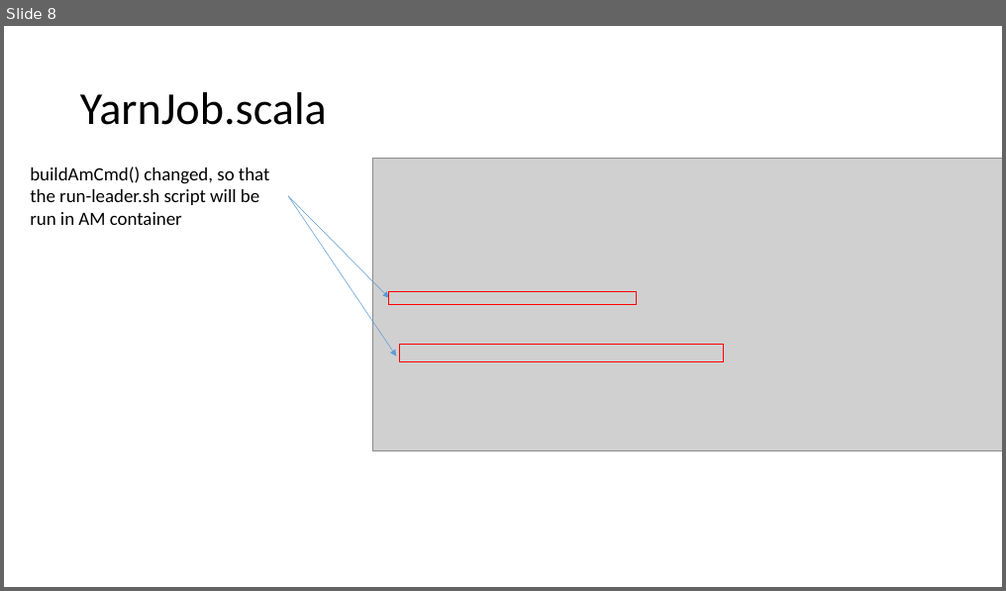
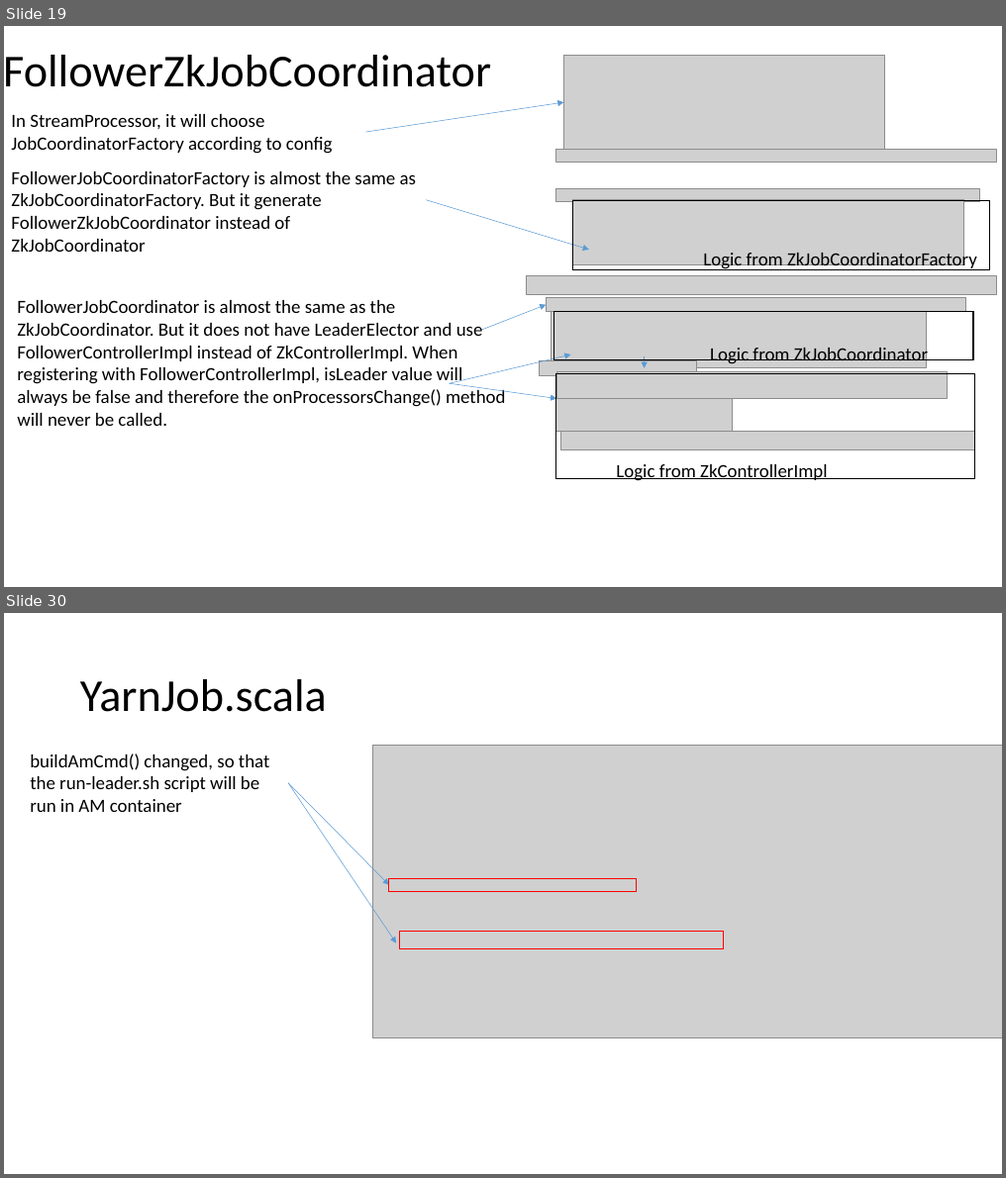
Before and after one commit to Swrrt/Samza-Documents, a slide deck: Documentation/Samza-Snapshot.pptx. Shown one above the other, each under a label of ours: slide 8 before the commit, slides 19 and 30 after it; the slides between them are not shown. The pictures are 1006x591 and 1006x1178 pixels, drawn with LibreOffice and Linux fonts; fonts in the diff are those of the drawing; grey boxes stand for pictures. Boxes give left, top, right and bottom in pixels: in the first picture for what was removed or moved away, otherwise in the second. Text is boxed around its words. In the diff, an @@ line names an element or a change of style, - is before the commit and + after.

```diff
--- a/Documentation/Samza-Snapshot.pptx
+++ b/Documentation/Samza-Snapshot.pptx
@@ slide 19 added at bbox=[4, 26, 1002, 587], background #FFFFFF @@
@@ title added at bbox=[4, 55, 491, 87], 44 pt, text #000000 @@
+FollowerZkJobCoordinator
@@ picture added at bbox=[564, 55, 884, 150] @@
@@ text added at bbox=[11, 114, 332, 154], 18 pt, text #000000 @@
+In StreamProcessor, it will choose JobCoordinatorFactory according to config
@@ arrow added from (365, 132) to (564, 102), #5B9BD5 0.5 pt @@
@@ text added at bbox=[11, 172, 416, 252], 18 pt, text #000000 @@
+FollowerJobCoordinatorFactory is almost the same as ZkJobCoordinatorFactory. But it generate FollowerZkJobCoordinator instead of ZkJobCoordinator
@@ picture added at bbox=[556, 149, 997, 163] @@
@@ arrow added from (426, 199) to (589, 250), #5B9BD5 0.5 pt @@
@@ picture added at bbox=[556, 189, 980, 202] @@
@@ picture added at bbox=[572, 199, 963, 265] @@
@@ rectangle added at bbox=[572, 200, 989, 271], outline #000000 1 pt @@
@@ text added at bbox=[703, 250, 977, 271], 18 pt, text #000000 @@
+Logic from ZkJobCoordinatorFactory
@@ picture added at bbox=[526, 276, 996, 294] @@
@@ text added at bbox=[17, 300, 505, 426], 18 pt, text #000000 @@
+FollowerJobCoordinator is almost the same as the ZkJobCoordinator. But it does not have LeaderElector and use FollowerControllerImpl instead of ZkControllerImpl. When registering with FollowerControllerImpl, isLeader value will always be false and therefore the onProcessorsChange() method will never be called.
@@ arrow added from (482, 330) to (546, 305), #5B9BD5 0.5 pt @@
@@ picture added at bbox=[546, 297, 966, 312] @@
@@ picture added at bbox=[551, 308, 927, 368] @@
@@ rectangle added at bbox=[553, 312, 973, 361], outline #000000 1 pt @@
@@ text added at bbox=[710, 346, 928, 367], 18 pt, text #000000 @@
+Logic from ZkJobCoordinator
@@ arrow added from (450, 383) to (570, 355), #5B9BD5 0.5 pt @@
@@ picture added at bbox=[540, 361, 696, 376] @@
@@ picture added at bbox=[556, 372, 946, 399] @@
@@ rectangle added at bbox=[556, 374, 975, 478], outline #000000 1 pt @@
@@ arrow added from (645, 356) to (645, 369), #5B9BD5 0.5 pt @@
@@ arrow added from (450, 383) to (556, 399), #5B9BD5 0.5 pt @@
@@ picture added at bbox=[556, 396, 734, 432] @@
@@ picture added at bbox=[561, 432, 975, 451] @@
@@ text added at bbox=[616, 465, 827, 481], 18 pt, text #000000 @@
+Logic from ZkControllerImpl
@@ what was slide 8 is now slide 30 @@
```
Also in this commit, not shown: 3 slides changed, 20 other slides added, 1 slide removed.
